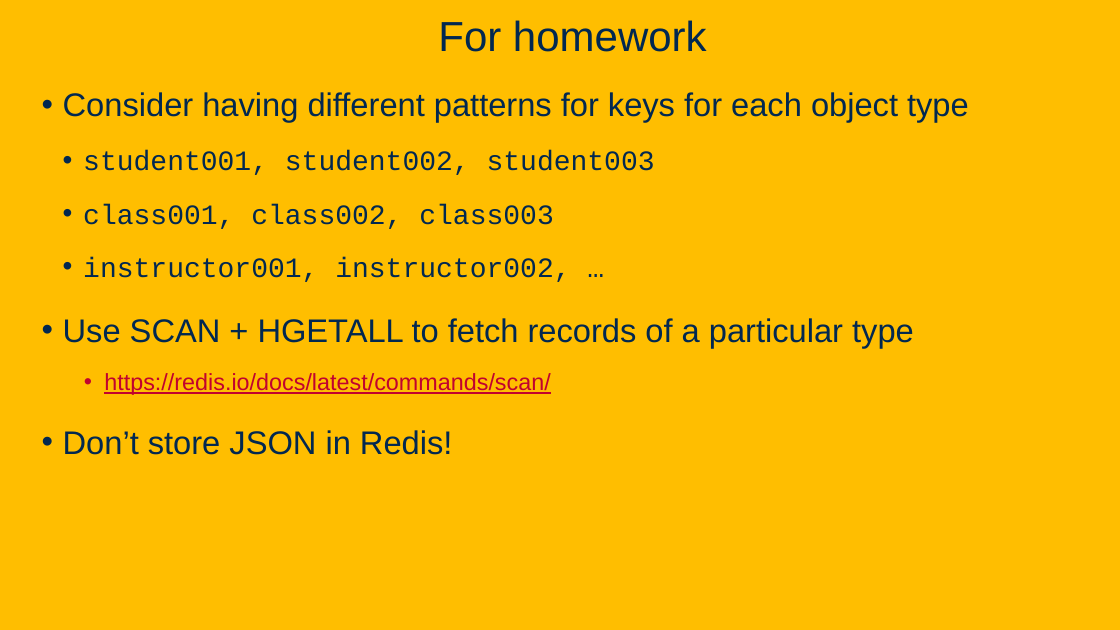
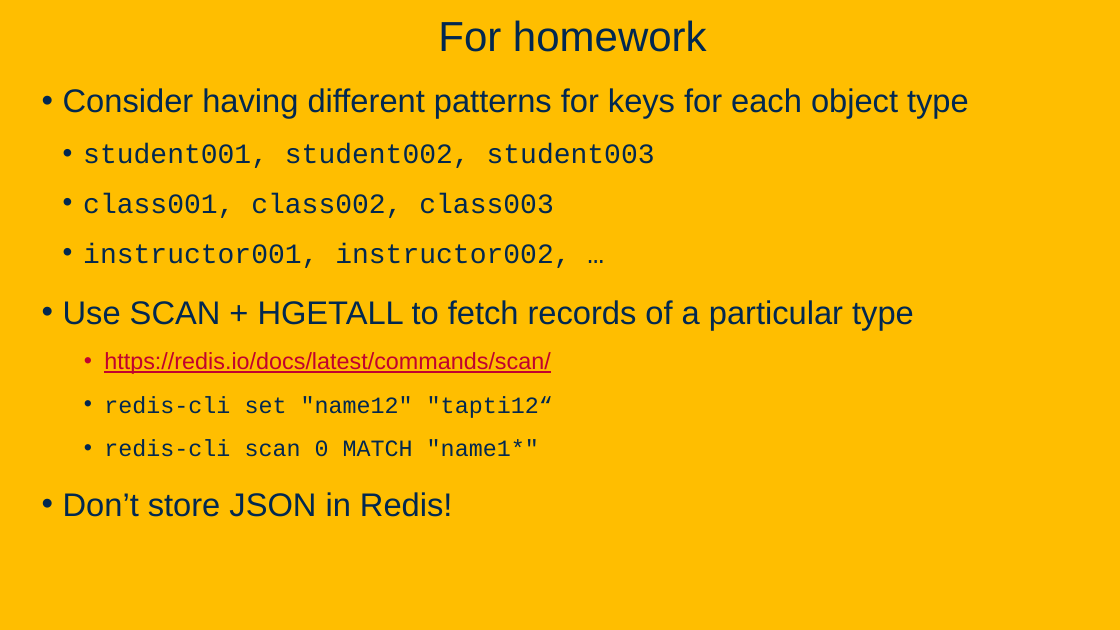
Before and after one commit to davsec-teaching/ecs160-f25, a slide deck: slide 24 of slides/databases_and_redis.pptx. Drawn at 1120x630 pixels with LibreOffice and Linux fonts; fonts in the diff are those of the drawing; background and template pictures are left out. Boxes give left, top, right and bottom in pixels: in the first picture for what was removed or moved away, otherwise in the second. Text is boxed around its words. In the diff, an @@ line names an element or a change of style, - is before the commit and + after.

```diff
--- a/slides/databases_and_redis.pptx
+++ b/slides/databases_and_redis.pptx
@@ text at (63, 88, 969, 517): line spacing 1.2 to 1.1 @@
@@ text at (104, 396, 553, 457): paragraphs added @@
+    • redis-cli set "name12" "tapti12“
+    • redis-cli scan 0 MATCH "name1*"
```
Also in this commit, not shown: 1 other slide changed, 1 other file.
